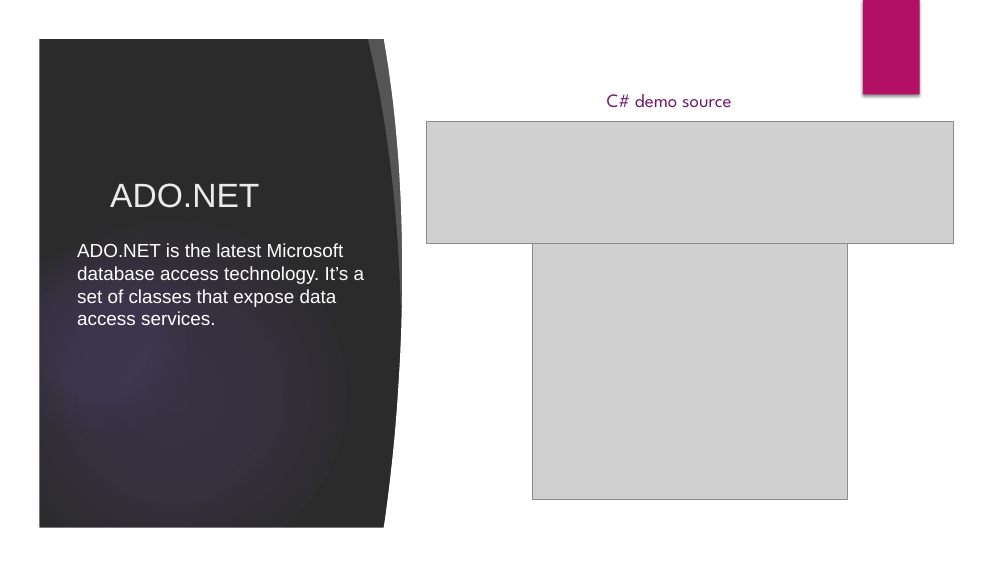
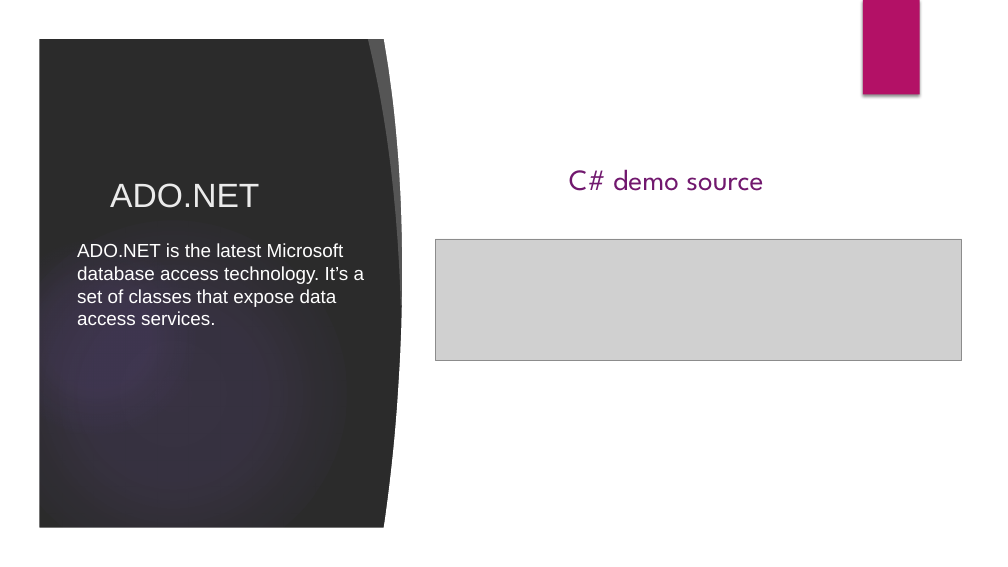
Before and after one commit to velizar92/TSK_Presentations, a slide deck: slide 10 of Databases_and_EntityFrameworkCore.pptx (slide 9 before the commit). Drawn at 1008x567 pixels with LibreOffice and Linux fonts; fonts in the diff are those of the drawing; grey boxes stand for pictures; background and template pictures are left out; a plain dark background stands for a picture behind light text. Boxes give left, top, right and bottom in pixels: in the first picture for what was removed or moved away, otherwise in the second. Text is boxed around its words. In the diff, an @@ line names an element or a change of style, - is before the commit and + after.

```diff
--- a/Databases_and_EntityFrameworkCore.pptx
+++ b/Databases_and_EntityFrameworkCore.pptx
@@ text "C# demo source": place and size @@
-text "C# demo source" at (607,94,732,108)
+text "C# demo source" at (569,169,763,191)
@@ text "C# demo source" at (569,169,763,191): size 18 to 28 pt @@
@@ picture: place and size @@
-picture at (426,122,953,243)
+picture at (436,239,962,361)
@@ picture removed at (532,243,848,500) @@
```
Also in this commit, not shown: 7 other slides changed, 6 slides added, 2 slides removed.
